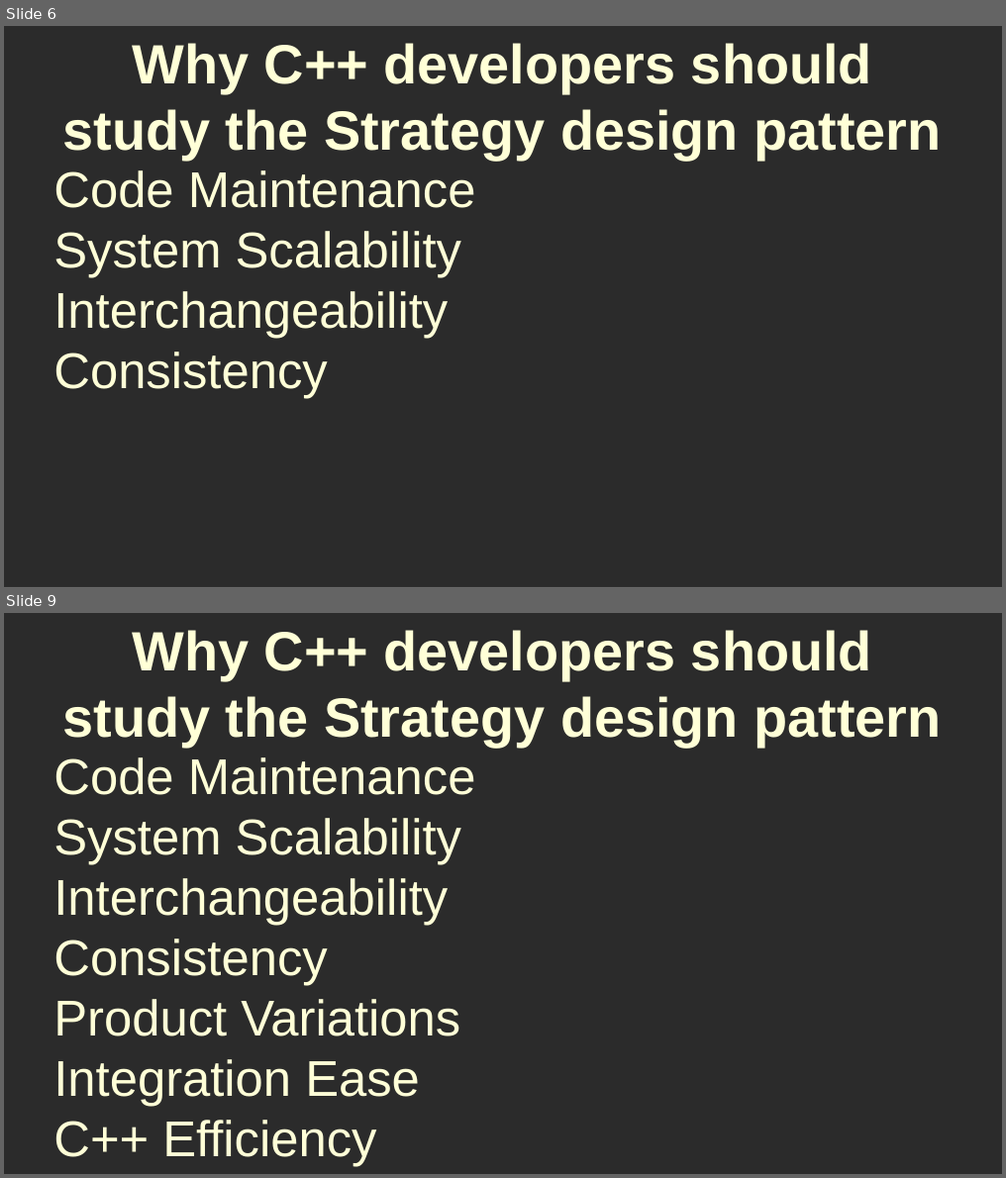
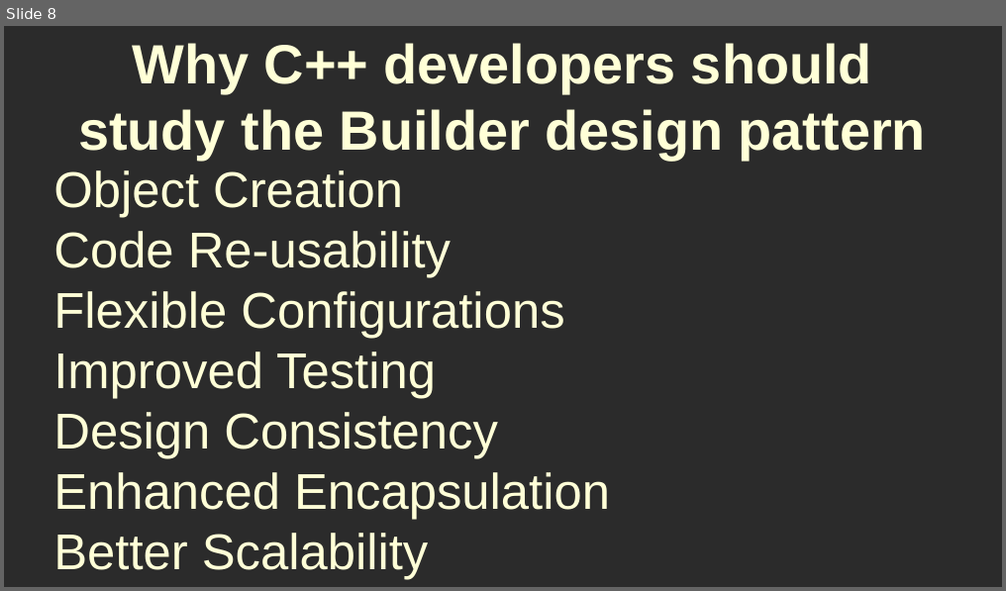
Before and after one commit to RayAndrade/CPPstudy, a slide deck: Creational/Builder/intro/why.odp. Shown one above the other, each under a label of ours: slides 6 and 9 before the commit, slide 8 after it; the slides between them are not shown. The pictures are 1006x1178 and 1006x591 pixels, drawn with LibreOffice and Linux fonts; fonts in the diff are those of the drawing; background and template pictures are left out; a plain dark background stands for a picture behind light text. Boxes give left, top, right and bottom in pixels: in the first picture for what was removed or moved away, otherwise in the second. Text is boxed around its words. In the diff, an @@ line names an element or a change of style, - is before the commit and + after.

```diff
--- a/Creational/Builder/intro/why.odp
+++ b/Creational/Builder/intro/why.odp
@@ slide 9 removed at [4, 613, 1002, 1174], background picture (left out) @@
@@ title removed at [63, 630, 941, 747] @@
-Why C++ developers should study the Strategy design pattern
@@ subtitle removed at [54, 758, 476, 1166] @@
-Code Maintenance
-System Scalability
-Interchangeability
-Consistency
-Product Variations
-Integration Ease
-C++ Efficiency
@@ what was slide 6 is now slide 8 @@
@@ slide 8 changed as well @@
@@ title at [78, 43, 926, 160]: text changed @@
-Why C++ developers should study the Strategy design pattern
+Why C++ developers should study the Builder design pattern
@@ subtitle at [54, 171, 610, 579]: text changed @@
-Code Maintenance
-System Scalability
-Interchangeability
-Consistency
+Object Creation
+Code Re-usability
+Flexible Configurations
+Improved Testing
+Design Consistency
+Enhanced Encapsulation
+Better Scalability
```
Also in this commit, not shown: 7 other slides changed, 9 other files.
